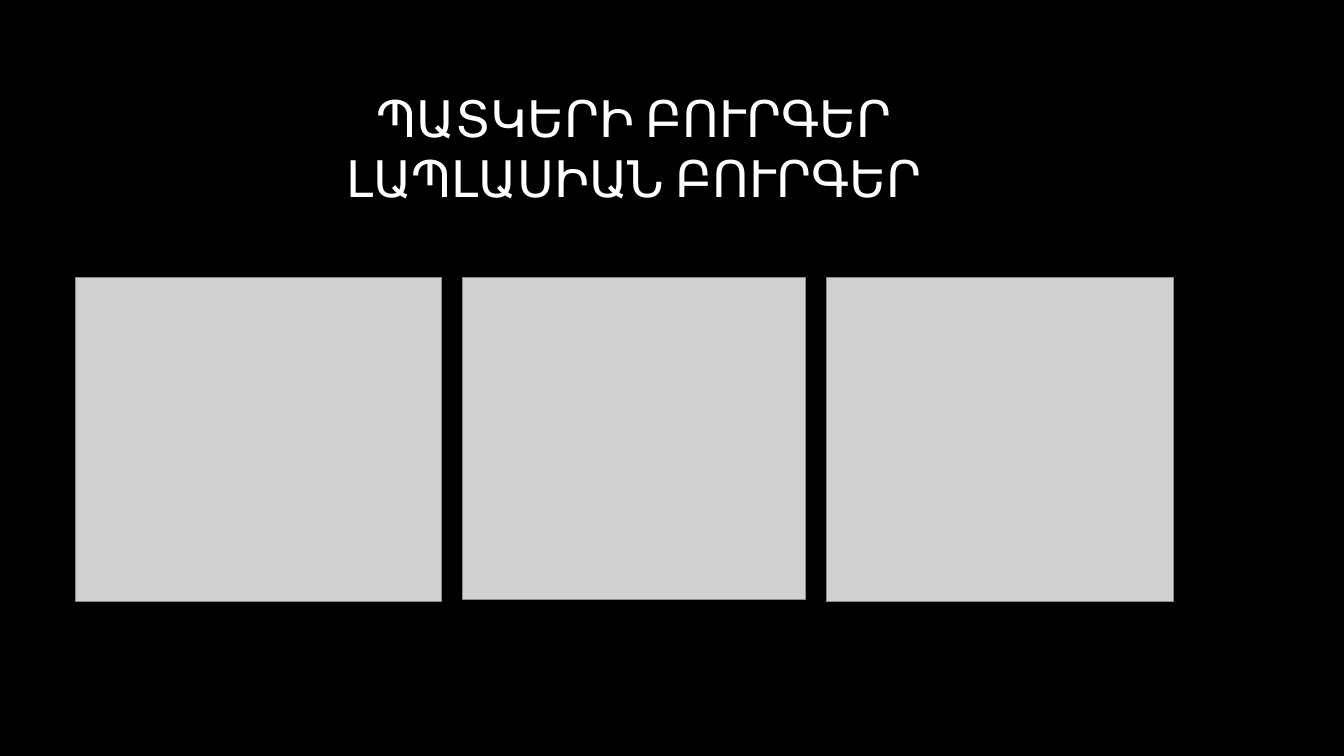
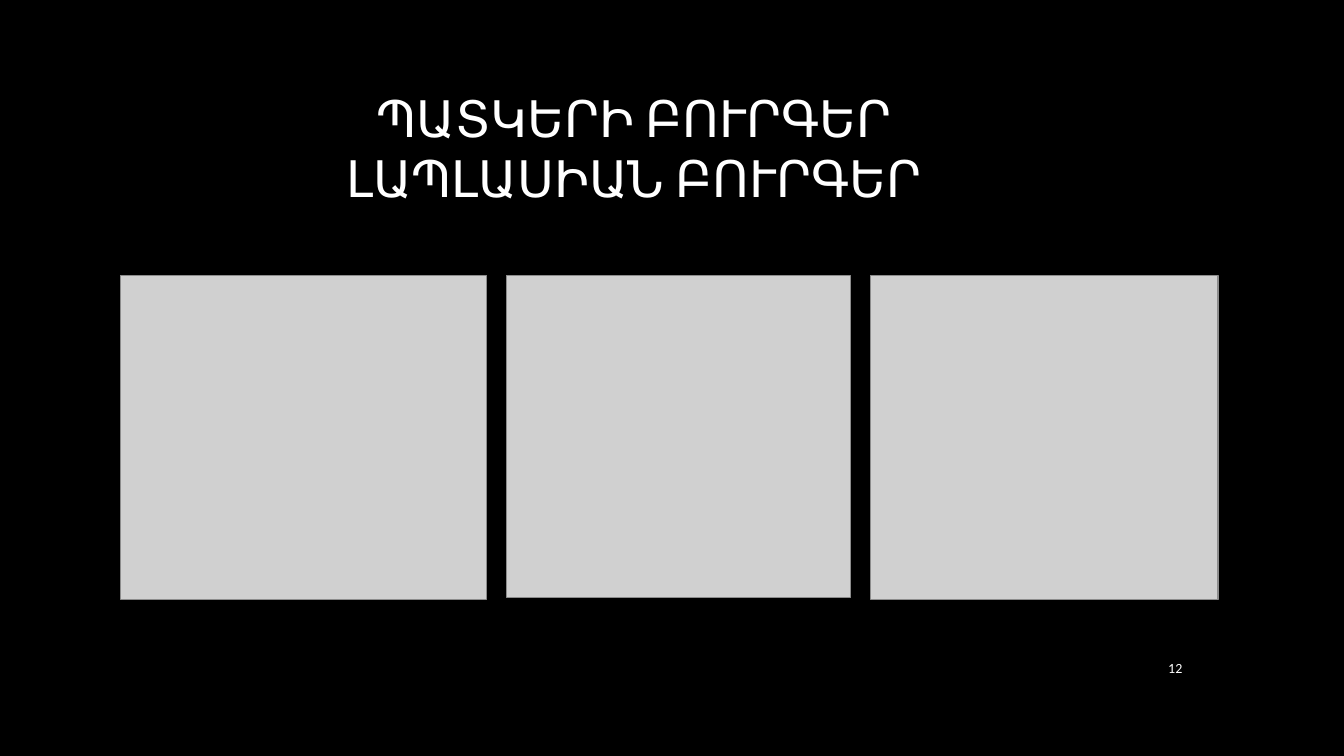
Before and after one commit to CGevorg/OpenKrypton, a slide deck: slide 12 of presentation/Presentation.pptx. Drawn at 1344x756 pixels with LibreOffice and Linux fonts; fonts in the diff are those of the drawing; grey boxes stand for pictures; background and template pictures are left out. Boxes give left, top, right and bottom in pixels: in the first picture for what was removed or moved away, otherwise in the second. Text is boxed around its words. In the diff, an @@ line names an element or a change of style, - is before the commit and + after.

```diff
--- a/presentation/Presentation.pptx
+++ b/presentation/Presentation.pptx
@@ 3 pictures: place and size @@
-3 pictures at (76, 277, 1175, 601)
+3 pictures at (120, 275, 1219, 599)
@@ page number added at (1168, 664, 1182, 673), 10 pt, text #FFFFFF @@
+12
```
Also in this commit, not shown: 15 other slides changed, 2 slides added, 1 slide removed.
